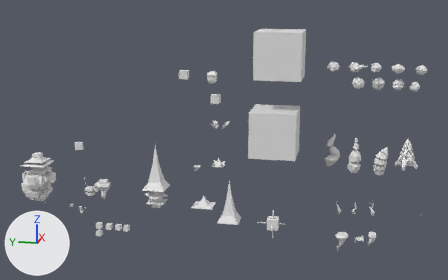
Renders of the FBX model Unity/FireBall/Assets/!Import/ContentPacks/Towers00.fbx from each side of a commit.
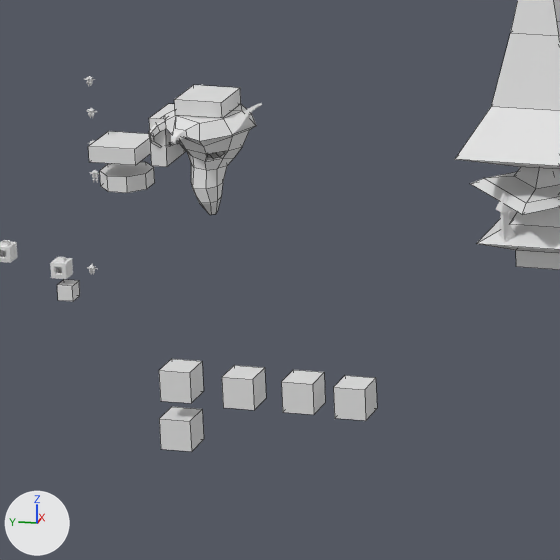
Each version is shown whole from a camera (50 mm lens) standing at (-214.9, -90.4, 75.2) and looking at (1.6, -47.1, 21.1), then close up on the part from 16% to 35% of the width and 59% to 91% of the height. Arrows for +X, +Y and +Z are at lower left; the lights stay in place. The close-ups show mesh edges as thin lines. Where no turn or scale is listed for an object, it has been applied to the vertices.

Names of what the first close-up shows: 'Cube.024', 'Cube.041', 'Cube.042', 'Cylinder.015', 'Land', 'PlaceholderConnector.019', 'PlaceholderConnector.021', 'stub', 'stub.001', 'stub.002', 'stub.003', 'stub.004'.
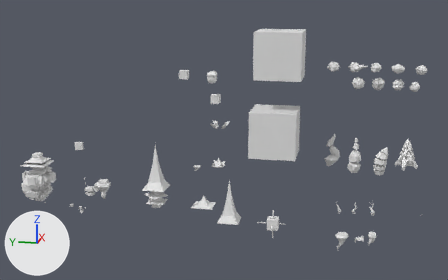
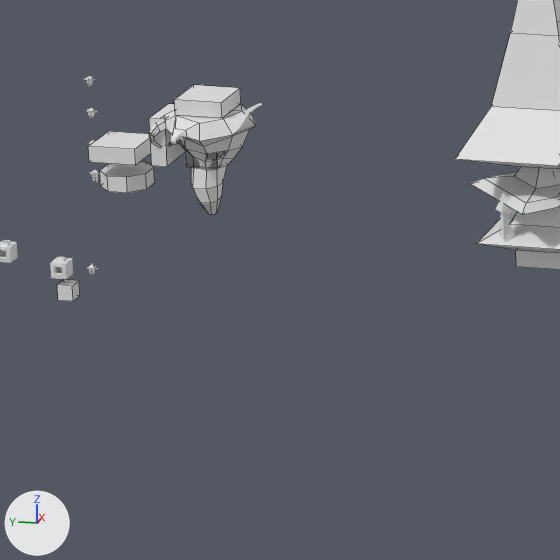
What differs and where, as boxes [x1, y1, x2, y2] in the close-ups (560 x 560 px):
'stub.002', moved
    before: [222, 365, 266, 410]
    after: [185, 147, 221, 169]
'stub.004', moved (not visible afterwards)
    before: [159, 407, 204, 452]
'stub.001', moved (not visible afterwards)
    before: [281, 370, 325, 415]
'stub.003', moved (not visible afterwards)
    before: [159, 359, 204, 403]
'stub', moved (not visible afterwards)
    before: [333, 375, 377, 421]

What changed in the scene script:
```text
Change ob_stub_004:
    ob_stub_004.location: (0.02, 2.59, -18.47) -> (0.0, 0.0, 0.0)
Change ob_stub_001:
    ob_stub_001.location: (0.02, -5.48, -15.41) -> (0.02, 0.04, 0.05)
Change ob_stub_002:
    ob_stub_002.location: (0.02, -1.63, -15.41) -> (0.0, 0.0, 0.0)
Change ob_stub:
    ob_stub.location: (0.02, -8.81, -15.53) -> (0.0, 0.0, 0.0)
Change ob_stub_003:
    ob_stub_003.location: (0.02, 2.45, -15.3) -> (0.0, 0.0, 0.0)
```
